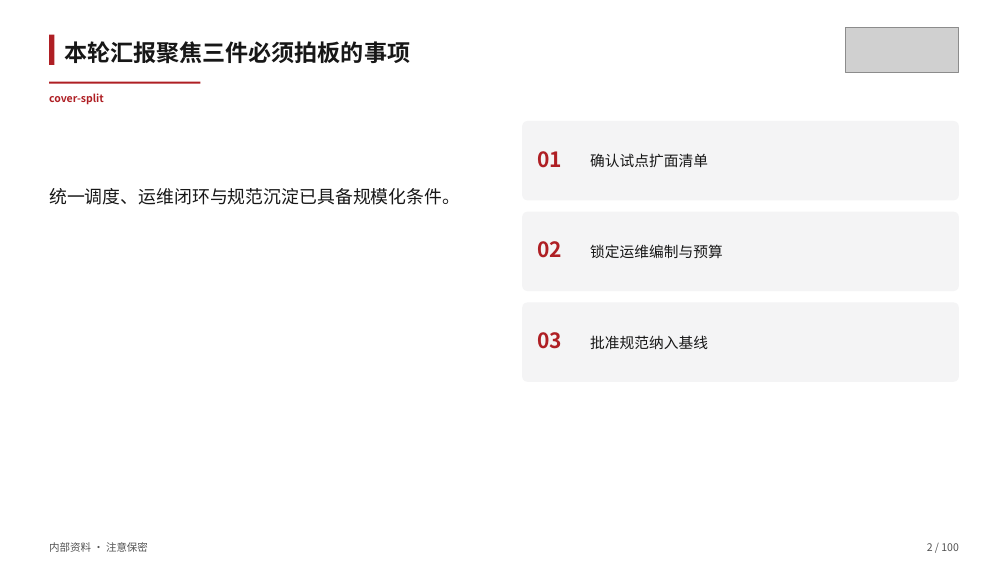
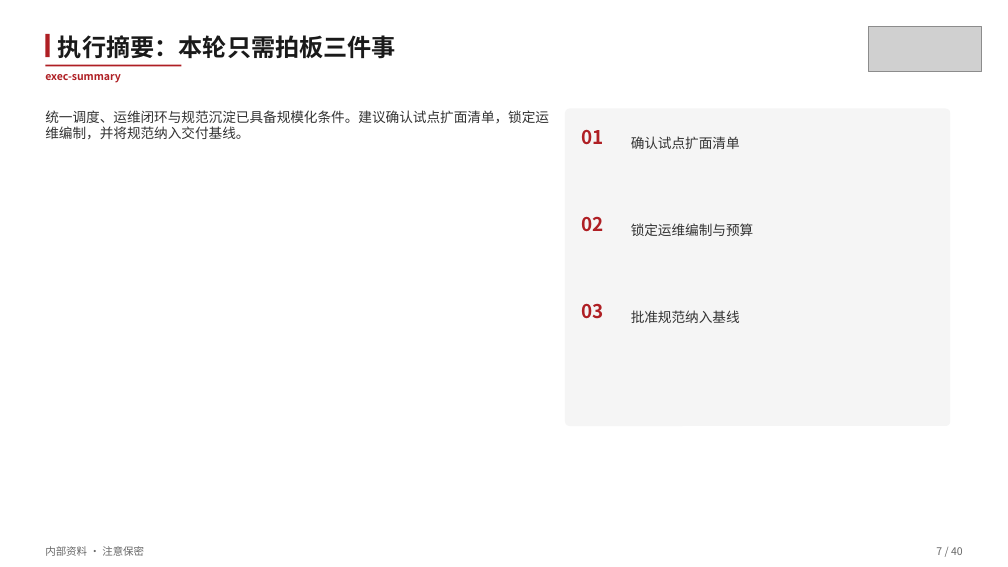
Before and after one commit to tao66175545-boop/sugon-cloud-skillui, a slide deck: slide 7 of skills/sugon-ppt-template/examples/sample-deck.pptx (slide 2 before the commit). Drawn at 1008x567 pixels with LibreOffice and Linux fonts; fonts in the diff are those of the drawing; grey boxes stand for pictures. Boxes give left, top, right and bottom in pixels: in the first picture for what was removed or moved away, otherwise in the second. Text is boxed around its words. In the diff, an @@ line names an element or a change of style, - is before the commit and + after.

Commit message:
feat(ppt): P0 redesign — theme tokens, layoutCards, ≤40 masters (0.4.5)
Implement 高级PPT设计专家 P0: freeze theme.mjs, fix contrast, parameterize
cards, restrain brand red, converge sample deck from 100 to 40 masters.

```diff
--- a/skills/sugon-ppt-template/examples/sample-deck.pptx
+++ b/skills/sugon-ppt-template/examples/sample-deck.pptx
@@ picture: place and size @@
-picture at bbox=[845, 27, 959, 73]
+picture at bbox=[868, 26, 982, 72]
@@ rectangle: place and size @@
-rectangle at bbox=[49, 35, 54, 65]
+rectangle at bbox=[45, 34, 50, 57]
@@ text at bbox=[58, 35, 396, 59]: text changed; size 22 to 23 pt; text colour #171717 to #1A1A1A @@
-本轮汇报聚焦三件必须拍板的事项
+执行摘要：本轮只需拍板三件事
@@ rectangle: place and size @@
-rectangle at bbox=[49, 82, 200, 84]
+rectangle at bbox=[45, 65, 181, 67]
@@ text added at bbox=[45, 74, 121, 83], 10 pt, text #AF1F24, bold @@
+exec-summary
@@ text at bbox=[45, 110, 549, 140]: text changed; size 17 to 13 pt; text colour #171717 to #333333 @@
-统一调度、运维闭环与规范沉淀已具备规模化条件。
+统一调度、运维闭环与规范沉淀已具备规模化条件。建议确认试点扩面清单，锁定运维编制，并将规范纳入交付基线。
@@ text "统一调度、运维闭环与规范沉淀已具备规模化条件。建议确认试点扩面清单，锁定运维编制，并将规范纳入交付基线。" at bbox=[45, 110, 549, 140]: vertical alignment middle to top @@
@@ text removed at bbox=[49, 93, 104, 105] @@
-cover-split
@@ rounded rectangle: place and size @@
-rounded rectangle at bbox=[523, 212, 960, 291]
+rounded rectangle at bbox=[565, 109, 951, 426]
@@ rounded rectangle at bbox=[565, 109, 951, 426]: fill #F4F4F5 to #F5F5F5; proportions changed @@
@@ rounded rectangle removed at bbox=[523, 121, 960, 200] @@
@@ text "01": place and size @@
-text "01" at bbox=[537, 151, 562, 168]
+text "01" at bbox=[582, 129, 604, 145]
@@ text "确认试点扩面清单": place and size @@
-text "确认试点扩面清单" at bbox=[590, 153, 708, 167]
+text "确认试点扩面清单" at bbox=[631, 136, 740, 149]
@@ text "02": place and size @@
-text "02" at bbox=[537, 241, 562, 258]
+text "02" at bbox=[582, 216, 604, 232]
@@ text "锁定运维编制与预算": place and size @@
-text "锁定运维编制与预算" at bbox=[590, 244, 723, 258]
+text "锁定运维编制与预算" at bbox=[631, 223, 754, 236]
@@ size 20 to 18 pt in 3 elements at bbox=[582, 129, 604, 145], bbox=[582, 216, 604, 232], bbox=[582, 303, 604, 319] @@
@@ text "03": place and size @@
-text "03" at bbox=[537, 332, 562, 349]
+text "03" at bbox=[582, 303, 604, 319]
@@ size 14 to 13 pt, text colour #171717 to #333333 in 3 elements at bbox=[631, 136, 740, 149], bbox=[631, 223, 754, 236], bbox=[631, 310, 740, 323] @@
@@ text "批准规范纳入基线": place and size @@
-text "批准规范纳入基线" at bbox=[590, 335, 708, 349]
+text "批准规范纳入基线" at bbox=[631, 310, 740, 323]
@@ rounded rectangle removed at bbox=[523, 302, 960, 382] @@
@@ text "内部资料 · 注意保密" at bbox=[45, 546, 144, 556]: text colour #525252 to #666666 @@
@@ text removed at bbox=[927, 543, 958, 551] @@
-2 / 100
@@ text added at bbox=[936, 547, 963, 555], 10 pt, text #666666 @@
+7 / 40
```
Also in this commit, not shown: 8 other slides changed, 31 slides added, 91 slides removed, 20 other files.
